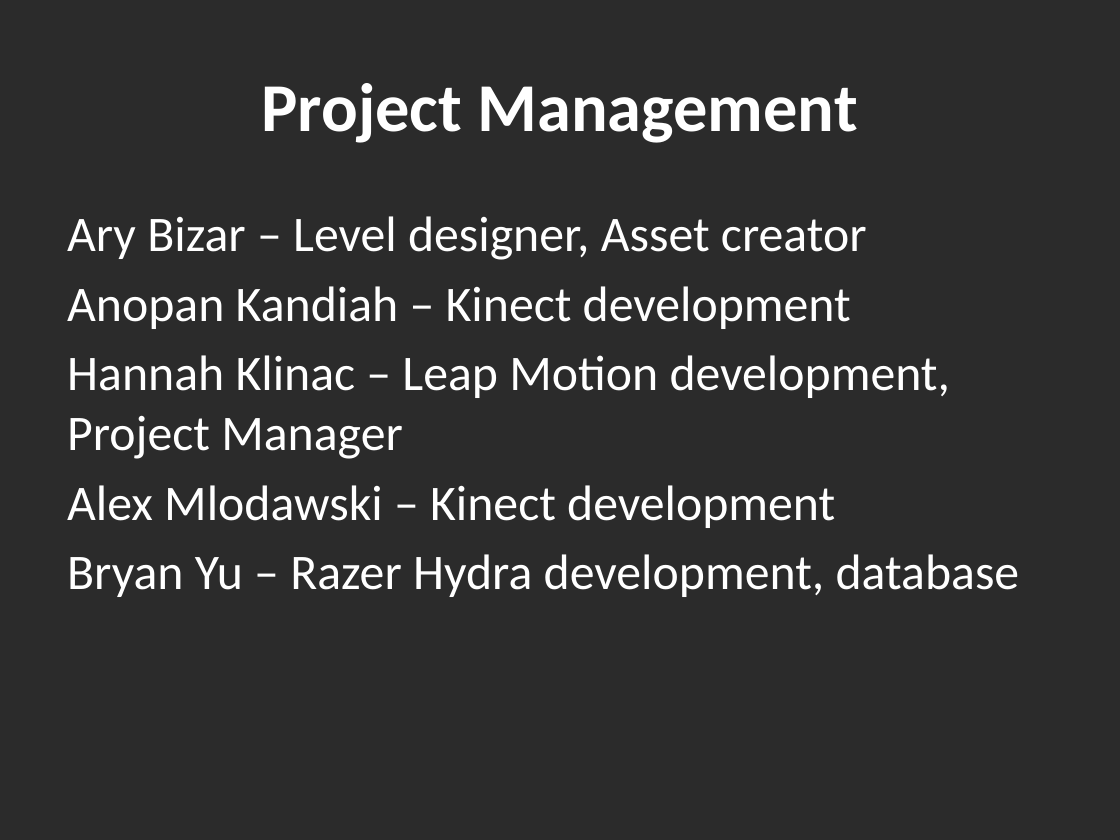
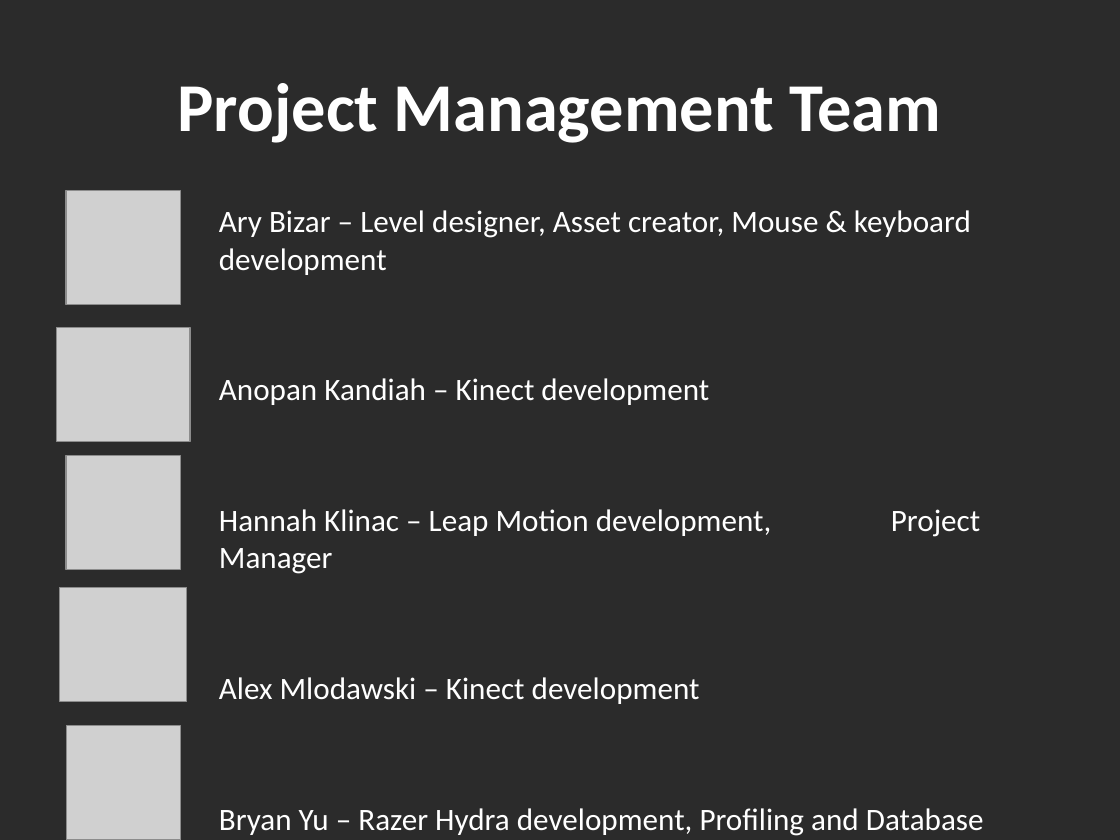
Before and after one commit to Hankli/VirtualEnvironments-Project, a slide deck: slide 8 of Documents/Presentations/Final Presentation v2.pptx. Drawn at 1120x840 pixels with LibreOffice and Linux fonts; fonts in the diff are those of the drawing; grey boxes stand for pictures; background and template pictures are left out; a plain dark background stands for a picture behind light text. Boxes give left, top, right and bottom in pixels: in the first picture for what was removed or moved away, otherwise in the second. Text is boxed around its words. In the diff, an @@ line names an element or a change of style, - is before the commit and + after.

```diff
--- a/Documents/Presentations/Final Presentation v2.pptx
+++ b/Documents/Presentations/Final Presentation v2.pptx
@@ title at [178, 83, 941, 143]: text changed @@
-Project Management
+Project Management Team
@@ picture added at [66, 190, 180, 305] @@
@@ text "Ary Bizar – Level designer, ...": place and size @@
-text "Ary Bizar – Level designer, ..." at [67, 216, 1020, 597]
+text "Ary Bizar – Level designer, ..." at [219, 210, 984, 836]
@@ text at [219, 210, 971, 275]: text changed; size 32 to 20 pt @@
-Ary Bizar – Level designer, Asset creator
+Ary Bizar – Level designer, Asset creator, Mouse & keyboard development
@@ picture added at [56, 328, 189, 442] @@
@@ text at [219, 378, 980, 704]: size 32 to 20 pt in "Anopan Kandiah – Kinect development", "Hannah Klinac – Leap Motion development, Project ...", "Alex Mlodawski – Kinect development"; less space between paragraphs @@
@@ picture added at [66, 455, 180, 569] @@
@@ picture added at [59, 588, 187, 702] @@
@@ picture added at [66, 726, 180, 840] @@
@@ text at [219, 808, 984, 836]: text changed; size 32 to 20 pt @@
-Bryan Yu – Razer Hydra development, database
+Bryan Yu – Razer Hydra development, Profiling and Database
```
Also in this commit, not shown: 16 other slides changed, 7 other files.
